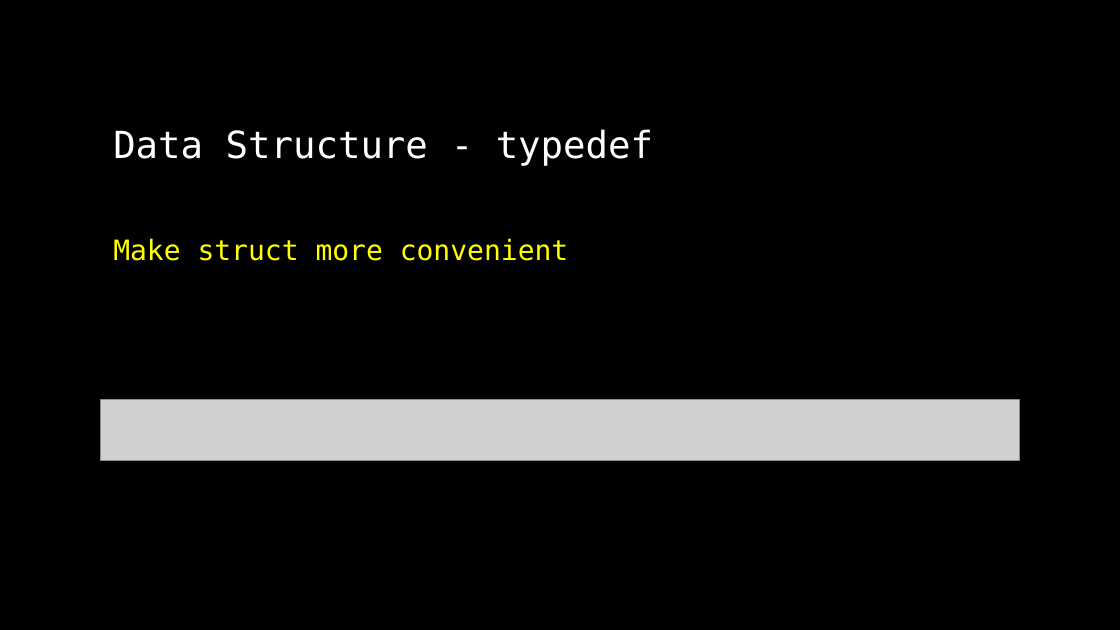
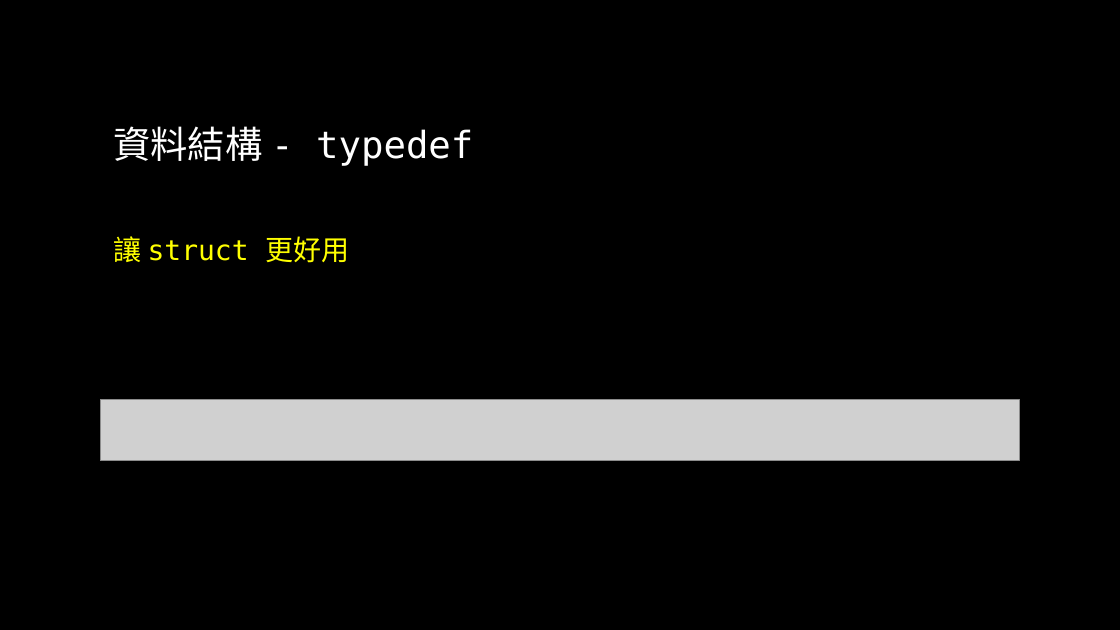
Before and after one commit to liuutin9/2023_summer_camp, a slide deck: slide 58 of 電機_C_Day_2.pptx. Drawn at 1120x630 pixels with LibreOffice and Linux fonts; fonts in the diff are those of the drawing; grey boxes stand for pictures; background and template pictures are left out. Boxes give left, top, right and bottom in pixels: in the first picture for what was removed or moved away, otherwise in the second. Text is boxed around its words. In the diff, an @@ line names an element or a change of style, - is before the commit and + after.

```diff
--- a/電機_C_Day_2.pptx
+++ b/電機_C_Day_2.pptx
@@ title at (113, 126, 473, 166): text changed @@
-Data Structure - typedef
+資料結構 - typedef
@@ text at (113, 236, 350, 263): text changed @@
-Make struct more convenient
+讓 struct 更好用
```
Also in this commit, not shown: 11 other slides changed.
